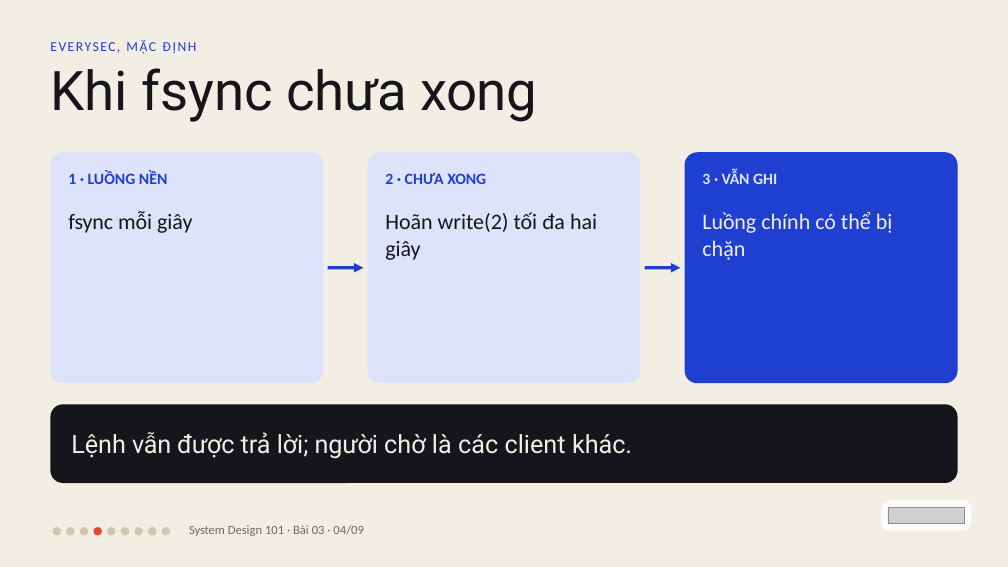
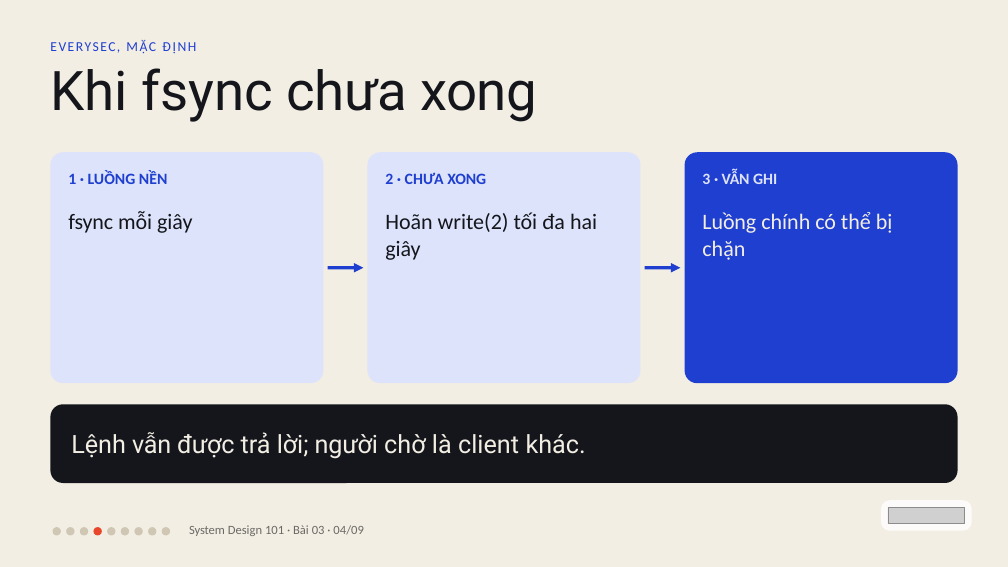
Before and after one commit to vohoailinh90/tool-marketing-studio, a slide deck: slide 4 of system-design-101/vi/lessons/sd-06-003/slides/sd-06-003.pptx. Drawn at 1008x567 pixels with LibreOffice and Linux fonts; fonts in the diff are those of the drawing; grey boxes stand for pictures. Boxes give left, top, right and bottom in pixels: in the first picture for what was removed or moved away, otherwise in the second. Text is boxed around its words. In the diff, an @@ line names an element or a change of style, - is before the commit and + after.

```diff
--- a/system-design-101/vi/lessons/sd-06-003/slides/sd-06-003.pptx
+++ b/system-design-101/vi/lessons/sd-06-003/slides/sd-06-003.pptx
@@ text at bbox=[71, 432, 586, 459]: text changed @@
-Lệnh vẫn được trả lời; người chờ là các client khác.
+Lệnh vẫn được trả lời; người chờ là client khác.
```
Also in this commit, not shown: 1 other slide changed, 3 other files.
